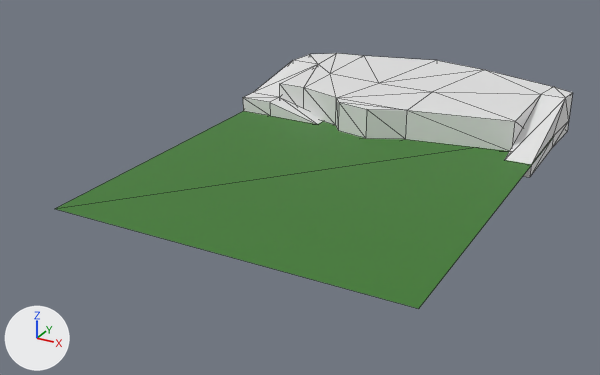
Before and after pictures for a commit that changed the glTF model Assets_in_Progress/HomeLevel_01.glb.
One viewpoint serves both versions: a 50 mm camera at (397.0, -828.0, 365.0) aimed at (-44.0, -26.0, -36.0). The lights are fixed; the arrows at lower left show +X, +Y and +Z. Mesh edges are drawn as thin lines. Where no turn or scale is listed for an object, it has been applied to the vertices.

In view in the first picture: 'Field', 'Home_Rock'.
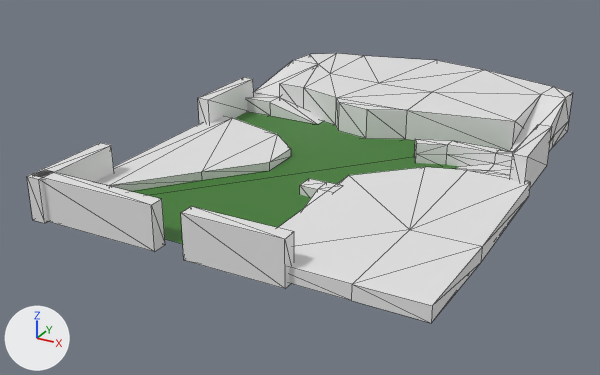
The newer file is also rescaled (x0.776), turned or shifted as a whole; pictures and numbers use the older file's frame.

What differs and where, as boxes [x1, y1, x2, y2] in the pictures (600 x 375 px):
'Ram_World', added
    after: [278, 139, 531, 323]
'IbexWorld', added
    after: [95, 116, 291, 191]
'wall_04', added
    after: [181, 206, 294, 289]
'wall_03', added
    after: [35, 171, 165, 252]
'wall_05', added
    after: [27, 143, 114, 223]
'wall_02', added
    after: [198, 77, 254, 124]
'wall_01', added
    after: [510, 124, 552, 188]
'stair_01', added
    after: [300, 178, 336, 208]
'Field', unchanged, covered by the edit
    before: [55, 111, 554, 309]
    after: [132, 112, 554, 244]

Edits to the bpy script that builds the scene:
```text
Add me_cube_010:
    me_cube_010.from_pydata(...)  # a box spanning x -8.1..8.1, y -8.1..100.1, z -24.2..24.2
Add me_cube_009:
    me_cube_009.from_pydata(...)  # a box spanning x -100.1..8.1, y -8.1..8.1, z -24.2..24.2
Add me_cube_008:
    me_cube_008.from_pydata(...)  # a box spanning x -140.1..8.1, y -8.1..8.1, z -24.2..24.2
Add me_cube_005:
    me_cube_005.from_pydata(...)  # 14 vertices, 24 faces; spans x -29.9..10.8, y -78.7..10.8, z -10.8..10.8
Add me_cube_004:
    me_cube_004.from_pydata(...)  # 22 vertices, 30 faces; spans x -8.0..139.0, y -200.0..95.0, z 0.0..10.0
Add me_cube_003:
    me_cube_003.from_pydata(...)  # 47 vertices, 90 faces; spans x -169.0..15.0, y -133.0..202.0, z -1.0..28.0
Add ob_wall_05:
    ob_wall_05 = bpy.data.objects.new('wall_05', me_cube_010)
    ob_wall_05.location = (-202.2, -281.0, 17.8)
Add ob_wall_04:
    ob_wall_04 = bpy.data.objects.new('wall_04', me_cube_009)
    ob_wall_04.location = (75.0, -276.2, 17.8)
Add ob_wall_03:
    ob_wall_03 = bpy.data.objects.new('wall_03', me_cube_008)
    ob_wall_03.location = (-66.9, -276.2, 17.8)
Add ob_wall_02:
    ob_wall_02 = bpy.data.objects.new('wall_02', me_cube_010.copy())
    ob_wall_02.location = (-202.2, 12.9, 17.8)
Add ob_wall_01:
    ob_wall_01 = bpy.data.objects.new('wall_01', me_cube_010.copy())
    ob_wall_01.location = (204.8, 12.9, 17.8)
Add ob_stair_01:
    ob_stair_01 = bpy.data.objects.new('stair_01', me_cube_005)
    ob_stair_01.location = (34.2, -104.3, 0.0)
Add ob_ibexworld:
    ob_ibexworld = bpy.data.objects.new('IbexWorld', me_cube_004)
    ob_ibexworld.location = (-197.4, -56.5, 0.0)
Add ob_ram_world:
    ob_ram_world = bpy.data.objects.new('Ram_World', me_cube_003)
    ob_ram_world.location = (203.0, -144.0, -3.3)
```
